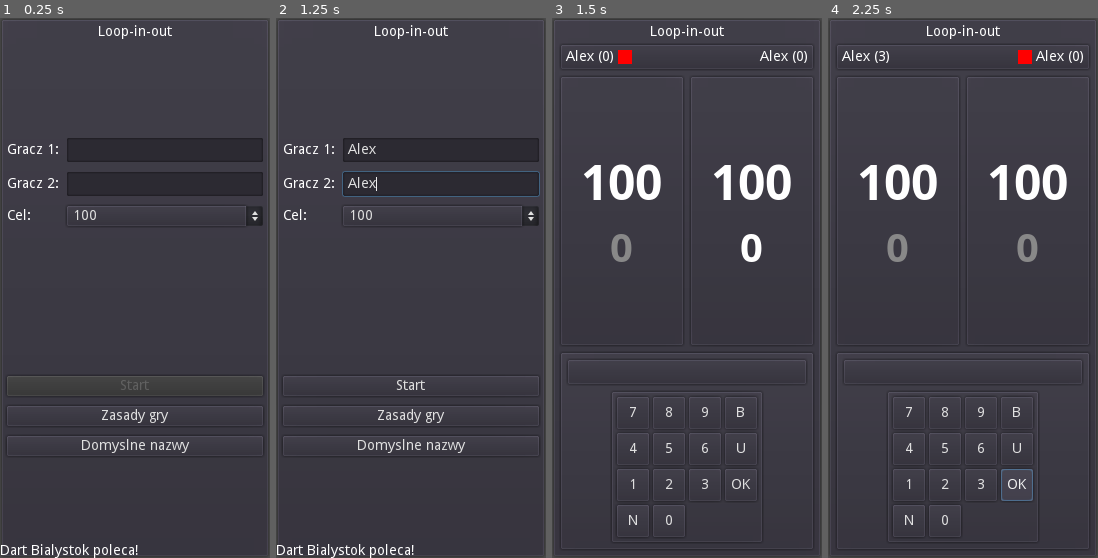
Above: before the commit, frames 1-4 (left to right).
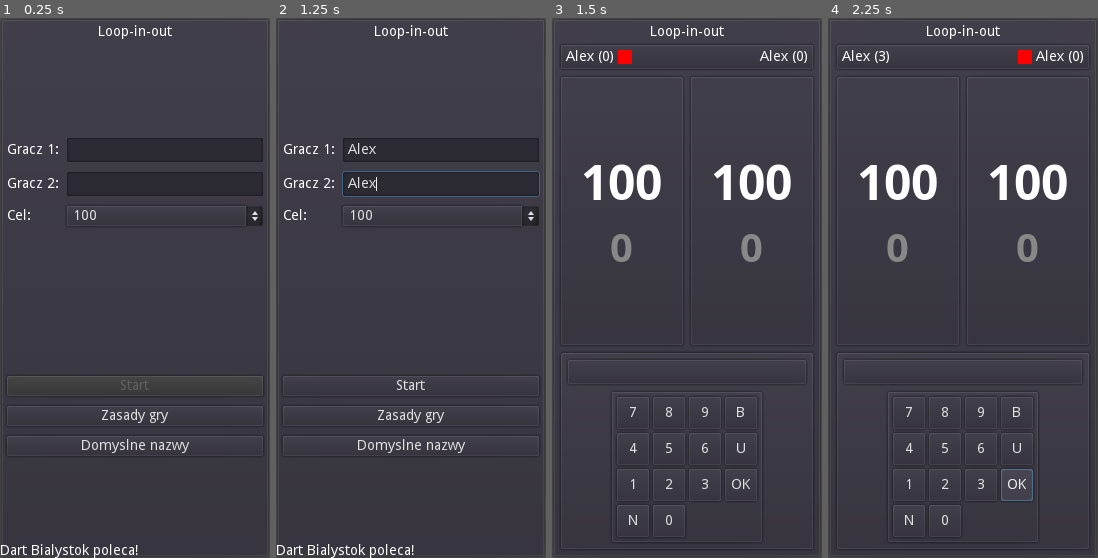
Above: after the commit, the same moments.

Repository: Kiel97/ideal-fortnight
Game: Godot game, scene res://Main.tscn
Same seed, same stepped clock (60 frames per second), same inputs: the game is played once before the commit and once after it.
Inputs (mouse positions are in pixels of both pictures, inside the frame that each line leads up to):
- Up to frame 1 (0.25 s): no input
- Up to frame 2 (1.25 s): click (440, 147) at 0.52 s; type "Alex" at 0.6 s; click (440, 185) at 0.75 s; type "Alex" at 0.83 s
- Up to frame 3 (1.5 s): click "Start" at 1.25 s
- Up to frame 4 (2.25 s): click "OK" at 2 s

Frames 1-2 are identical in both runs. In frame 3, 0.3% of the frame differs, in the area x 70-78%, y 40-46%; in frame 4, nothing differs.

Commit message:
Adjust counters' font colors

Diff:
--- a/LoopInOut/Game.tscn
+++ b/LoopInOut/Game.tscn
@@ -91,6 +91,7 @@
 margin_right = 112.0
 margin_bottom = 67.0
 custom_fonts/font = ExtResource( 2 )
+custom_colors/font_color = Color( 1, 1, 1, 1 )
 text = "501"
 align = 1
 valign = 1
@@ -100,6 +101,7 @@
 margin_right = 112.0
 margin_bottom = 126.0
 custom_fonts/font = ExtResource( 3 )
+custom_colors/font_color = Color( 0.533333, 0.533333, 0.533333, 1 )
 text = "0"
 align = 1
 valign = 1
@@ -121,6 +123,7 @@
 margin_right = 112.0
 margin_bottom = 67.0
 custom_fonts/font = ExtResource( 2 )
+custom_colors/font_color = Color( 1, 1, 1, 1 )
 text = "501"
 align = 1
 valign = 1
@@ -130,6 +133,7 @@
 margin_right = 112.0
 margin_bottom = 126.0
 custom_fonts/font = ExtResource( 3 )
+custom_colors/font_color = Color( 0.533333, 0.533333, 0.533333, 1 )
 text = "0"
 align = 1
 valign = 1
